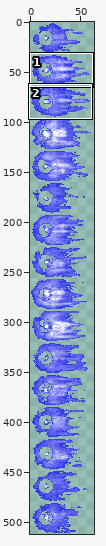
Edited in one commit: sprite sheet (Assets/Art/VFX/EngineFlare_03.png). Above, an overview of the earlier version with the close-up marked.
Close-up. Before the edit:
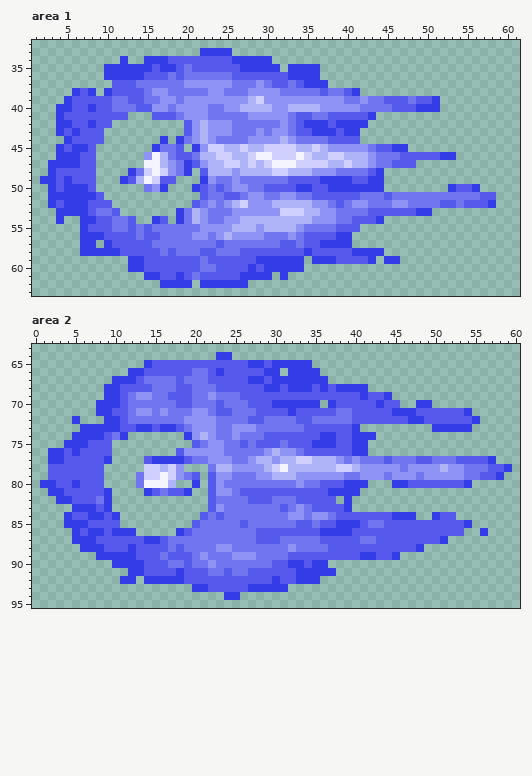
The file is 64x512 pixels. Pixels under 10% opacity are left out. Colours within 5 levels of each other are drawn and written as one. Shown: area 1: x 1..61, y 32..63; area 2: x 0..60, y 63..95. The commit also changed other parts of the picture, which this record leaves out.
After the commit:
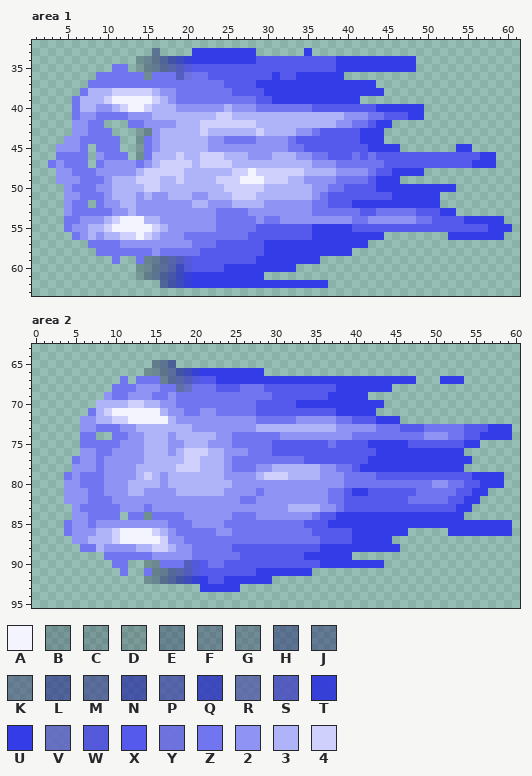
Palette (. is transparent): A #f4f4ff  B #0b0d3237  C #12133337  D #191a3438  E #11144e56  F #1c1e4f56  G #26285156  H #181b6a75  J #27296c75  K #34366e75  L #1e238694  M #31338894  N #252aa2b3  P #3c3fa5b3  Q #2b32bed2  R #4f52a8b3  S #4649c1d1  T #3139daf1  U #343ce8  V #5d60c4d1  W #5054ddf0  X #5559ec  Y #6b6ee1f0  Z #7175f0  2 #8f93f4  3 #afb3f8  4 #d0d0fc
Difference:
Changed rows in their new state; - is an unchanged pixel.
Area 1:
first column x 2:
33 --------------H----U----UUU------U-------------------------
34 ----------.-BEJLNQTUUUUU---XXXXXXXXXXUUUUUUUUUU------------
35 --------.ZZ.CFJMPSW------XXXXXXXXXXXXUUUUUUUUUU------------
36 -------ZZZZZZGZZ-SY--XXX-----U-X---UUU---------------------
37 ------ZZZZZZ------ZZZZZXXXXUUUUUU---UUUUUU-----------------
38 ----.Z333444443-2----ZZ-XXXXUUUUUUUUUUU-UUU----------------
39 ---.Z3334AAAAA43--ZZZZZZZZZXXUUUUUUUUUUU..........---------
40 --..Z332234AA4333----223-22ZZZZZZZXXXXXXXXUUUUU-..---------
41 --..Z22ZZZZ222333333334433333333333333222ZZXXXUU-----------
42 --..22ZZ.--ZZ22223334444444333333333322ZZXUU---------------
43 --..22ZZZ---CG23333343333334333322ZXX-XXUUU----------------
44 ---22ZZZZZ--CZ233333--2---Z---2ZXXXX----UUU----------------
45 --222Z.ZZZ--CZ23333332222222222ZZXXXXXXXXUUU-.------UU-----
46 --ZZZZ.2ZZZ-CZ3-343344-3--22233322ZZXXXZXZXXX-----XXXXXUU--
47 -Z2ZZZ.Z2222Z2344443444-3-3-333333222ZZZZZ-X---XXXXXXXUUU--
48 -.22ZZZ222223-4-44333---44A44--44-3332222ZXXUUUU-----------
49 ..222ZZZ233344-3343333444AAA444332222ZZZZX-UU--------------
50 -..2ZZZ22333344333333334444433333322ZZXXXX-UUUUUUUU-...----
51 -..22ZZZ233323223332233344433333332Z----XXX-UUUUUU.......--
52 -..2ZZ.Z2233222222233-2--333-22222ZZX-XUUUUUUUUUUU.......--
53 --.2ZZZ--22322222222-2--ZZ----2222ZZZ---X-ZZZZZXXXUU-------
54 --.ZZ22234AAA3322222-2-ZZZZ2ZZ2222---22ZZ222222ZZXXXXUUUUU-
55 ---Z22334AAAAA432222--ZZZZZXXXXXXXUUUUU-XXXXXXXXXXXXXXXXUUU
56 ----Z2323344A43222-ZZ-ZZZZXXXXXXX-UUU--UUUU--------UUUUUUU-
57 -----.ZZZZ222222222----XXXXXUUUUUUU----UU------------------
58 -----..ZZZZZZZ2-Z-----XXX---UUUUU-UUUUU....----------------
59 ---------Z-.ZGJMPSW-X------------U-.......-..--------------
60 -----------.CFJMPQW-XX-UUU-U----.--------------------------
61 ------------BEHLNQTUUUUUU---.-.----------------------------
62 ---------------LNQTU------UUUUUUUUUU-----------------------
Area 2:
first column x 1:
64 ----------------------..-----------------------------------
65 -------------.EHL.................-------------------------
66 -----------..BFJMNQTUU-UUUUU..-....------------------------
67 ---------.Z.Z--KMPSWX-UUUU--U-------UUUUUUUUUUU---UUU------
68 --------.ZZZ222--RV------ZZZXX-XXX-X-----UUU---------------
69 --------2ZZ2----2ZZ--Z---ZZZZ-------UUUU-...---------------
70 -------3333443322ZZ---Z---Z--XXX---U-UUUUU-..--..----------
71 ------Z34AAAAAA322-Z-2ZZ-------X-----UUUUU............-----
72 ----.223344AAAAA32----22222Z----22222-----UUU..........----
73 -----22ZZZ223333333---22---333333333322222ZZZXXXZZZZZXXXUUU
74 ----.ZZ..-Z223332333-322Z---ZZ222222222ZZZZZZZZZ222ZZXXUUUU
75 ---..ZZZZZ22233322333--2-Z-ZZ-X---XXZ--XXUUUUUXXXXXXXUU----
76 -....22ZZ22223332344433222--ZXXXX------XXXUUUUUUUUUUU------
77 -...Z22Z222223333344333---ZZZZZZZXXXXXXXXUUUUUUUUUUUUU...--
78 -...222Z2222333-344433-2ZZZ-233----22ZZXUUUUUUUUUUUUU......
79 -..Z2ZZZ22223-323333333-2223444-333-----ZZXXXXXXXXXXXXUUU--
80 ...22ZZZ22233332-333333322222222-22222ZZZZZZZZZZZ22ZZXXUUU-
81 -..222ZZ222332222333333-222Z22222222ZZX-UXXXXXXZZZZZXXUU---
82 --.222Z-Z2222222222222222-Z222222222ZZXXXXXXXXZZZZZXXUU----
83 ----2ZZZZZ222Z22222222-22222222333322ZXXXXXXXXXXXXXXUU-----
84 ---.22ZZZZ-ZZCZZZZ222222---2222--2ZXXUUUUUUU---UU-UUU------
85 ---Z22Z222222222ZZZ2222--Z------Z-X-U---UUUUUUUUUUUUU-UUUUU
86 ---Z222334AAAA432ZZ---22---ZZZZZZZ-XXXXUUUUUUU.....UUUU-UUU
87 ----223334AAAAA422---------ZZZ---------UUUUU.......--------
88 -----ZZ322223344322---ZZXXXXXXXXXXXUUUUUUUUUU...-----------
89 -------.ZZZZZZ22222-Z---ZXXXXXX--UUUUUU......--------------
90 ---------ZZ..DFZ--SWXZ-XXXXXX--XX-X-UUUUUUU----------------
91 ----------Z..ZFJMPSW-XX-XX-UUUUU--...----------------------
92 ----------..-BEHLNQTU--UUUUUU......------------------------
93 -------------------.-UUUU......----------------------------
94 -----------------------..----------------------------------
Where, in picture pixels (left, top, right, bottom), the same in both close-ups:
changed: (40, 48, 512, 288)
changed: (40, 352, 512, 600)
